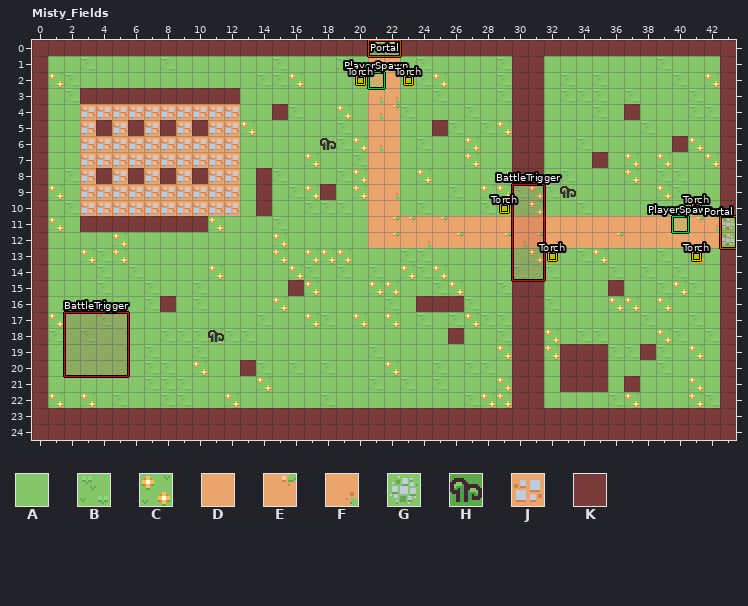
LDtk project, stored at assets/maps/chapter-1-misty-village.ldtk. Above, as it was before the edit.
Cells are 32x32 px. Shown: Misty_Fields x 0..43, y 0..24. The commit also changed other parts of the map, which this record leaves out.
Key: from "Chapter_1": A 0, B 1, C 2, D 3, E 4, F 5, G 6, H 12, J 60; from "Collision": K 1 "Wall".
_ is an empty cell, # one hidden under a higher layer.
Layer "Ground" before, first column x 0:
 0 #####################GG#####################
 1 #AABAAAABAAAAAABAAABADDABAAAAB##AAAAAAABAAA#
 2 #CBAAAAAAAAAAABBCAAABDDABCAAAB##ABABAAAABAC#
 3 #AB##########AAAAAAAAFFAABAAAB##ABBBABAAABA#
 4 #AAJJJJJJJJJJAA#BAACAFEBAAABAA##AAABA#AAABB#
 5 #AAJ#J#J#J#JJCAAAAABADDAA#BABC##AAAAAABAAAA#
 6 #AAJJJJJJJJJJAAAAAABCFDABAACAA##AABAAAAA#CA#
 7 #AAJJJJJJJJJJAAAACAABDDAAAACAA##AAA#ACACAAC#
 8 #ABJ#J#J#J#JJA#BAAABCDDACAAAAB##ABAAACABBAA#
 9 #CAJJJJJJJJJJA#ABC#ACDFAAABACCBCBAAAAAACBAA#
10 #ABJJJJJJJJJJA#AABBBADDABAAABAACAABAAAAAAAA#
11 #CA########CAAABAAAAADEEDEDDDDDDDDDDDDDDDEFG
12 #AAAACAAAAAAAAACAAAAADEDFDEDDEFEFDDDEDDDDDDG
13 #AACBCAAAAAAAAACACCCAAABBAAAAAACAABCAAABACA#
14 #AAABABAAAACAAAACBABABACBCAAAABABAAABABABAA#
15 #AAABAABAABAAAAA#CAAACCAABCAAB##AAAA#AABCBA#
16 #AABAAAB#ABAAAACAAAAAABA###BAA##BAAACCACAAA#
17 #CAABAAAAAAAAABAACBACACABABCBB##AAAAAABAABA#
18 #BABAAAABBBCBBAAAAAAAAAAAA#AAB##CABBAAACBAB#
19 #AAAAAABAABAAAAAAAAAABAAAAAAAC##C###BB#BACA#
20 #AAAAAABBACAA#BABABAAACAABABBA##A###AAABAAA#
21 #AAAAAABBBAAAACAAAAAABABABAAAC##A###A#AAACA#
22 #CACABAABBAACAAAAABAAAAAAAABCC##AAAABCAAACB#
23 ############################################
24 ############################################
Layer "Collision" before, first column x 0:
 0 KKKKKKKKKKKKKKKKKKKKK__KKKKKKKKKKKKKKKKKKKKK
 1 K_____________________________KK___________K
 2 K_____________________________KK___________K
 3 K__KKKKKKKKKK_________________KK___________K
 4 K______________K______________KK_____K_____K
 5 K___K_K_K_K______________K____KK___________K
 6 K_____________________________KK________K__K
 7 K_____________________________KK___K_______K
 8 K___K_K_K_K___K_______________KK___________K
 9 K_____________K___K________________________K
10 K_____________K____________________________K
11 K__KKKKKKKK_________________________________
12 K___________________________________________
13 K__________________________________________K
14 K__________________________________________K
15 K_______________K_____________KK____K______K
16 K_______K_______________KKK___KK___________K
17 K_____________________________KK___________K
18 K_________________________K___KK___________K
19 K_____________________________KK_KKK__K____K
20 K____________K________________KK_KKK_______K
21 K_____________________________KK_KKK_K_____K
22 K_____________________________KK___________K
23 KKKKKKKKKKKKKKKKKKKKKKKKKKKKKKKKKKKKKKKKKKKK
24 KKKKKKKKKKKKKKKKKKKKKKKKKKKKKKKKKKKKKKKKKKKK
Once edited:
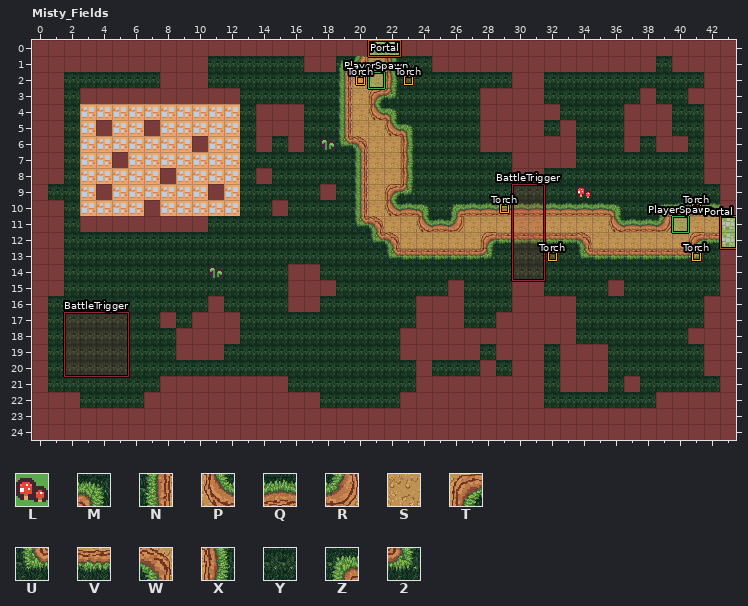
Further tiles: from "Chapter_1": L 13, M 127, N 128, P 129, Q 130, R 132, S 133, T 134, U 135, V 136, W 137, X 138, Y 139, Z 140, 2 142.
The edit:
Changed rows in their new state; . is an unchanged cell.
Layer "Ground":
first column x 1:
 1 ##########YYYYYY##ZRSXYY#####..#######Y###
 2 #YYYYYY###YYYYYYYYNSSXYYYYYYY..YYYYYYYYYY#
 3 #Y..........YYYYYYNST2YYYYY##..YYYYYY#YY##
 4 #Y..........Y#.#YYNSPMYYYYY##..#YYYY.##YY#
 5 #Y...J#J.J..Y###YYNSSPMYYYY##..Y#YYY###YY#
 6 #Y.......#..Y#Y#YYUWSSXYYYY##..##YYY#Y#.Y#
 7 #Y..#.......YYYYYYYNSSXYYYYYY..##YYYYYYYY#
 8 #Y.J.J...J..Y.YYYYYNSSXYYYYYY..YYYYYYYYYY#
 9 YY.#......#.YYYYY.YNST2YYYYYYYYYYYYYYYYYYY
10 #Y....#.....YY#YYYYNSPQMYZQQQQQQQQQMYYZQQQ
11 #Y........YYYYYYYYYUWSSPQRSSSSSSSSSPQQRSSS
12 #YYYYYYYYYYYYYYYYYYYUWSSSSSTVVVVVWSSSSSSTV
13 #YYYYYYYYYYYYYYYYYYYYUVVVVV2YYYYYUVVVVVV2Y
14 #YYYYYYYYYYYYYY##YYYYYYYYYYYYYYYYYYYYYYYYY
15 #YYYYYYYYYYYYYY.##YYYYYYY#YYY..YYYY.YYYYYY
16 YYYYYYYYYY#YYYY##YYYYYY...YYY..##YYYYYYYY#
17 YYYYYYY#Y###YYYYYYYYYYY###YY#..##YYYYYYYY#
18 YYYYYYYY####YYYYYYYYYY###.###..##YYYYYYY##
19 YYYYYYYY###YYYYYYYYYYY#####Y#..Y...YYYYYY#
20 YYYYYYYYYYYYYYYYYYYYYYY#YYY#Y..Y...YYYYYY#
21 YYYYYYY########YYYYYYYY######..Y...Y.YYYYY
22 ##YYYY###########YYYYY#######..YYYYYYY####
Layer "Decor":
first column x 4:
 5 .._._._.............._..........
 7 ..............................._
 8 _._..._.........................
 9 .........._.................._L.
10 .........._.....................
first column x 8:
14 ...H...........................
16 _..............................
18 ...#...........................
19 .............................._
20 ....._.........................
Layer "Collision":
first column x 1:
 1 KKKKKKKKKK......KK......KKKKK..KKKKKKK.KKK
 2 K......KKK...............................K
 3 K..........................KK........K..KK
 4 K............K.K...........KK..K.....KK..K
 5 K...._K_._...KKK........_..KK...K...KKK..K
 6 K........K...K.K...........KK..KK...K.K..K
 7 K...K..........................KK._......K
 8 K.._._..._...............................K
 9 ...K......K.._............................
10 K.....K......_K...........................
11 K.........................................
12 K.........................................
13 K.........................................
14 K..............KK.........................
15 K...............KK.......K................
16 ......._..K....KK..............KK........K
17 .......K.KKK...........KKK..K..KK........K
18 ........KKKK..........KKK.KKK..KK.......KK
19 ........KKK...........KKKKK.K........_...K
20 ............_..........K...K.............K
21 .......KKKKKKKK........KKKKKK.............
22 KK....KKKKKKKKKKK.....KKKKKKK.........KKKK
Pixel boxes of the changes (left, top, right, bottom) in both pictures:
changed: (48, 56, 720, 408)
